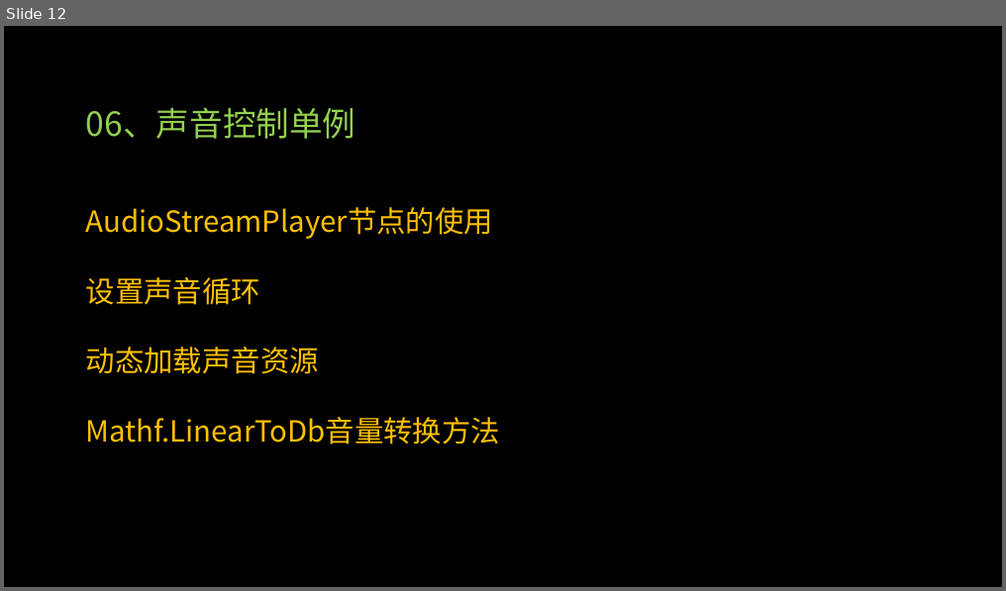
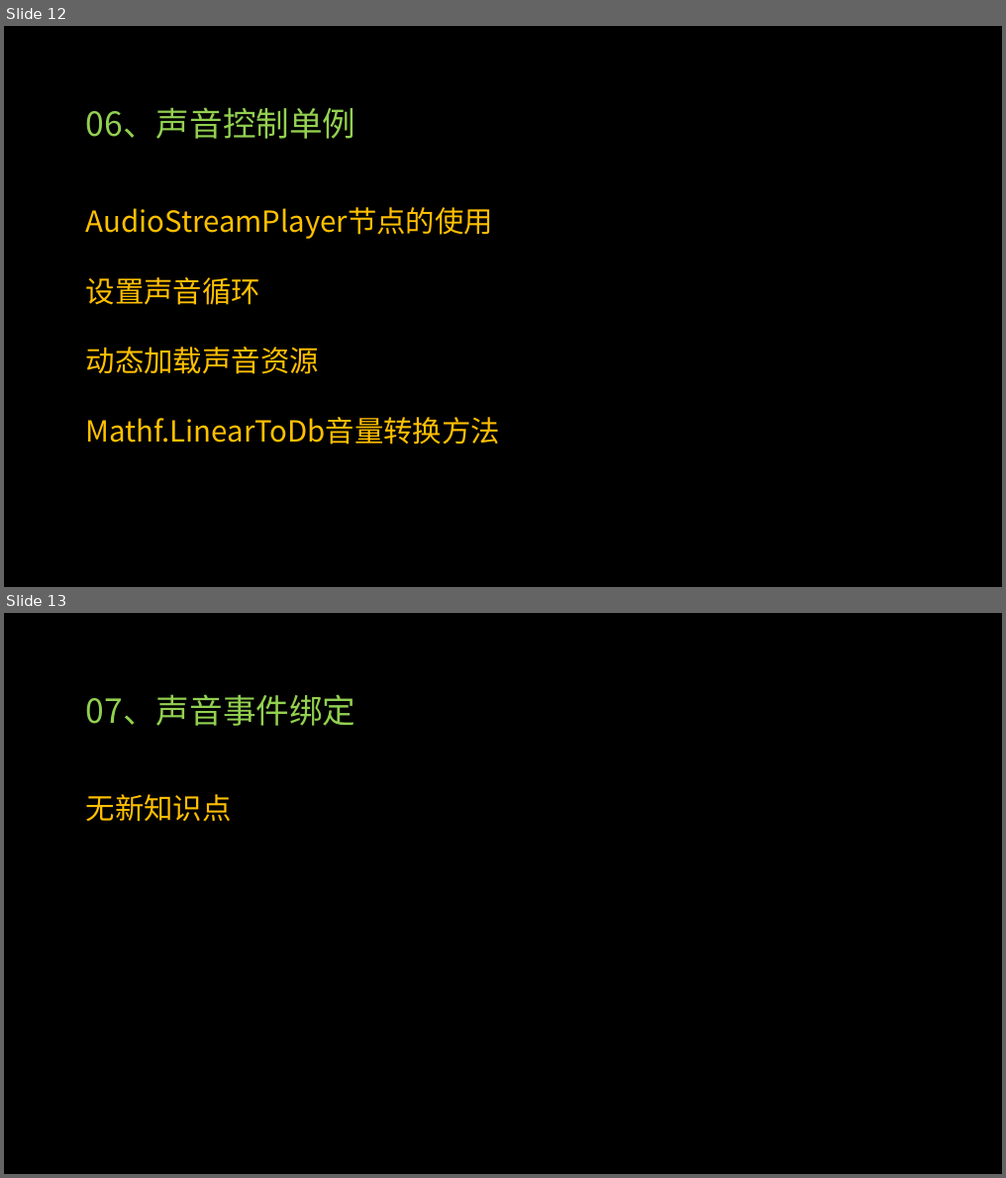
Before and after one commit to PGYangel/GodotStudy, a slide deck: Lesson1/Godot入门实践蛙里奥教程内容.pptx. Shown one above the other, each under a label of ours: slide 12 before the commit, slides 12 and 13 after it. The pictures are 1006x591 and 1006x1178 pixels, drawn with LibreOffice and Linux fonts; fonts in the diff are those of the drawing; background and template pictures are left out. Boxes give left, top, right and bottom in pixels: in the first picture for what was removed or moved away, otherwise in the second. Text is boxed around its words. In the diff, an @@ line names an element or a change of style, - is before the commit and + after.

Commit message:
07声音事件绑定

```diff
--- a/Lesson1/Godot入门实践蛙里奥教程内容.pptx
+++ b/Lesson1/Godot入门实践蛙里奥教程内容.pptx
@@ slide 13 added at (4, 613, 1002, 1174), background picture (left out) @@
@@ text added at (86, 694, 356, 726), 32 pt, text #92D050 @@
+07、声音事件绑定
@@ text added at (86, 794, 232, 822), 28 pt, text #FFC000 @@
+无新知识点
```
Also in this commit, not shown: 3 other files.
